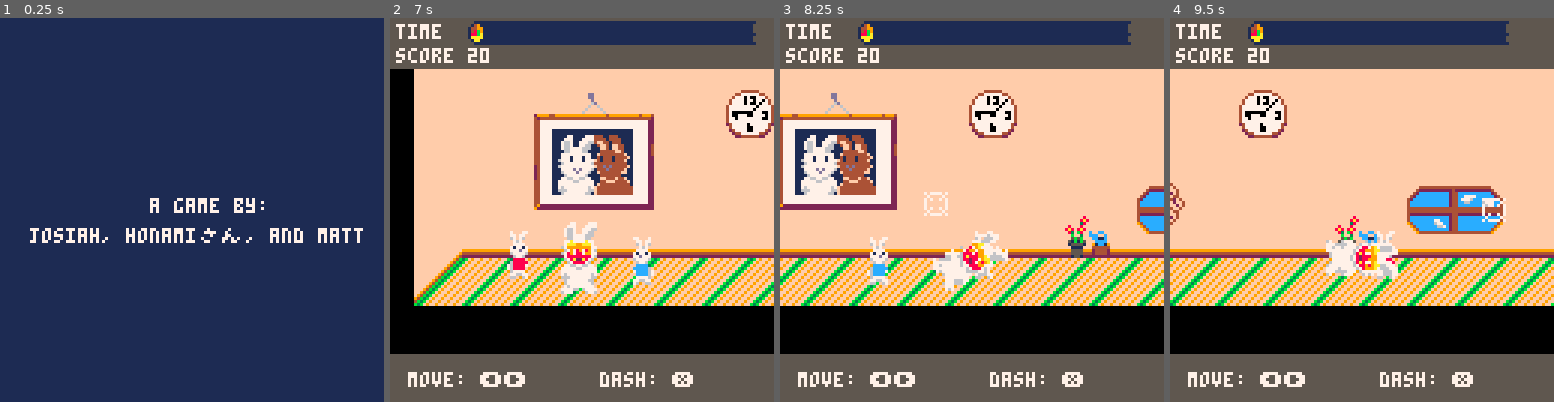
Above: before the commit, frames 1-4 (left to right).
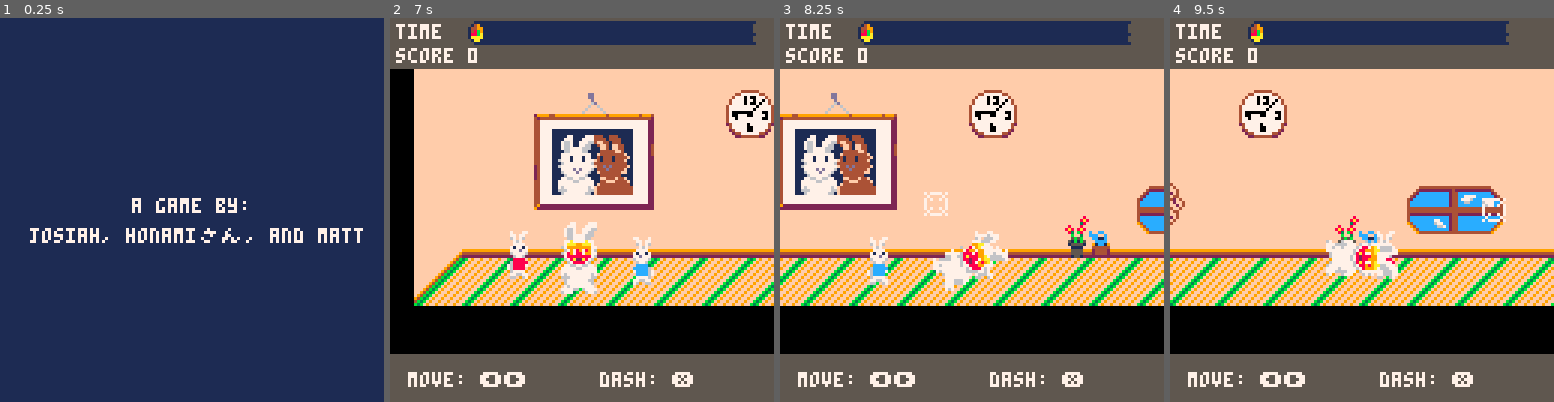
Above: after the commit, the same moments.

Repository: josiahp/setsubun
Game: PICO-8 cartridge setsubun.p8
Two runs of this game, one before a commit and one after it. Both use one fixed random seed, a clock stepped at 60 frames per second and the inputs below.
Inputs:
- Up to frame 1 (0.25 s): no input
- Up to frame 2 (7 s): tap O (Z key) at 0.33, 0.7, 1.43, 2.22, 3.1, 3.98, 4.87, 5.75, 6.63 s; tap X (X key) at 1.07, 2.07, 2.4, 2.73, 3.07, 3.4, 3.73, 4.07, 4.4, 4.73, 5.07, 5.4, 5.73, 6.07, 6.4, 6.73 s; hold Left 1.97-2.37 s; hold Right 2.87-3.53 s; hold Right 4.13-4.53 s; hold Left 5.13-5.8 s; hold Left 6.23-6.63 s
- Up to frame 3 (8.25 s): tap X (X key) every 0.33 s from 7.07 to 8.07 s; hold Right 7.13-7.8 s; tap O (Z key) at 7.52 s
- Up to frame 4 (9.5 s): hold Right 8.4-8.8 s; tap X (X key) every 0.33 s from 8.4 to 9.4 s; tap O (Z key) at 8.4, 9.28 s; hold Left from 9.4 s (still down)

The runs differ from the first frame. In frame 1, 0.6% of the frame differs, in the area x 34-69%, y 46-51%; in frame 2, less than 0.1%; in frame 3, less than 0.1%; in frame 4, less than 0.1%.

Commit message:
fix: minor fixes

Diff:
--- a/setsubun.p8
+++ b/setsubun.p8
@@ -72,7 +72,7 @@
 	function scn.draw()
 		cls(1)
 		color(7)
-		print("a game by:",50,60)
+		print("a game by:",44,60)
 		print("josiah, honamiさん, and matt",10,70)
 	end
 
@@ -273,7 +273,7 @@
 function game_scn(nxt)
 	local scn={
 		t=0,
-		score=20,
+		score=0,
 		particles={},
 	}
 
